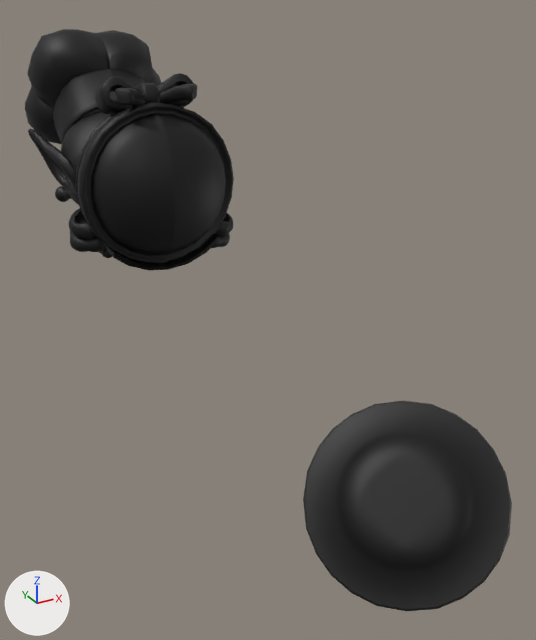
One commit to the FBX model Project/ContentsResources/Mesh/Object/Player/AlienGreen/AlienGreen_Wash.fbx: the scene before it, then after it.
The view is the same before and after, from a 50 mm lens placed at (-0.0869, -0.0354, 0.0809), pointed at (-0.0683, -0.0016, 0.064). Lighting does not change. The marker at lower left points along +X, +Y and +Z. Where no turn or scale is listed for an object, it has been applied to the vertices.

The older version as bpy lines, for what is in view:
```python
me_chef_alien_green = bpy.data.meshes.new('Chef_Alien_Green')
me_chef_alien_green.from_pydata(...)  # 1630 vertices, 3212 faces; spans x -0.00503..0.00503, y 0.00556..0.01317, z -0.00344..0.00349
me_chef_alien_green.materials.append(mat_mat_chef_head_alien_green_006)  # black #000000
me_hat_fancy = bpy.data.meshes.new('Hat_Fancy')
me_hat_fancy.from_pydata(...)  # 473 vertices, 942 faces; spans x -0.00415..0.00496, y 0.00816..0.01773, z -0.00164..0.00774
me_hat_fancy.materials.append(mat_mat_chef_hat_fancy_006)  # black #000000
me_m_plate_wash = bpy.data.meshes.new('m_Plate_wash')
me_m_plate_wash.from_pydata(...)  # 290 vertices, 576 faces; spans x 0.0001..0.00857, y -0.01196..-0.00355, z -0.00541..0.00215
me_m_plate_wash.materials.append(mat_mat_sk_plate_01_005)  # black #000000
ob_chef_alien_green = bpy.data.objects.new('Chef_Alien_Green', me_chef_alien_green)
ob_chef_alien_green.location = (-0.0726, 0.00085, 0.0712)
ob_hat_fancy = bpy.data.objects.new('Hat_Fancy', me_hat_fancy)
ob_hat_fancy.location = (-0.0726, 0.00085, 0.0712)
ob_m_plate_wash = bpy.data.objects.new('m_Plate_wash', me_m_plate_wash)
ob_m_plate_wash.location = (-0.07127, -0.00503, 0.06006)
# also in view: 'Body' at (-0.0726, 0.004, 0.0718); 'Hand_Grip_L' at (-0.0761, 0.0053, 0.0684)
```
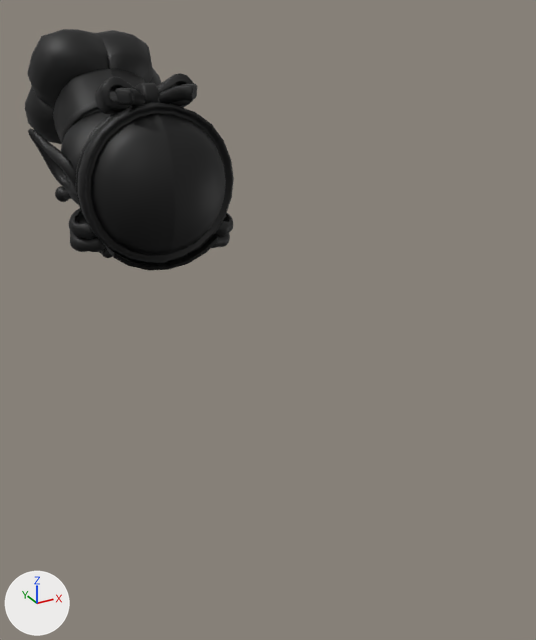
Scene script edits in JSON lines:
```json
{"op": "remove", "block": "ob_m_plate_wash", "code": ["ob_m_plate_wash = bpy.data.objects.new('m_Plate_wash', me_m_plate_wash)", "ob_m_plate_wash.location = (-0.07127, -0.00503, 0.06006)"]}
```

Where the change shows, as pixel boxes (x1, y1, x2, y2) in the pictures (536 x 640 px):
```json
{"object": "m_Plate_wash", "change": "deleted", "before": [303, 401, 512, 611], "on screen": "black"}
```
